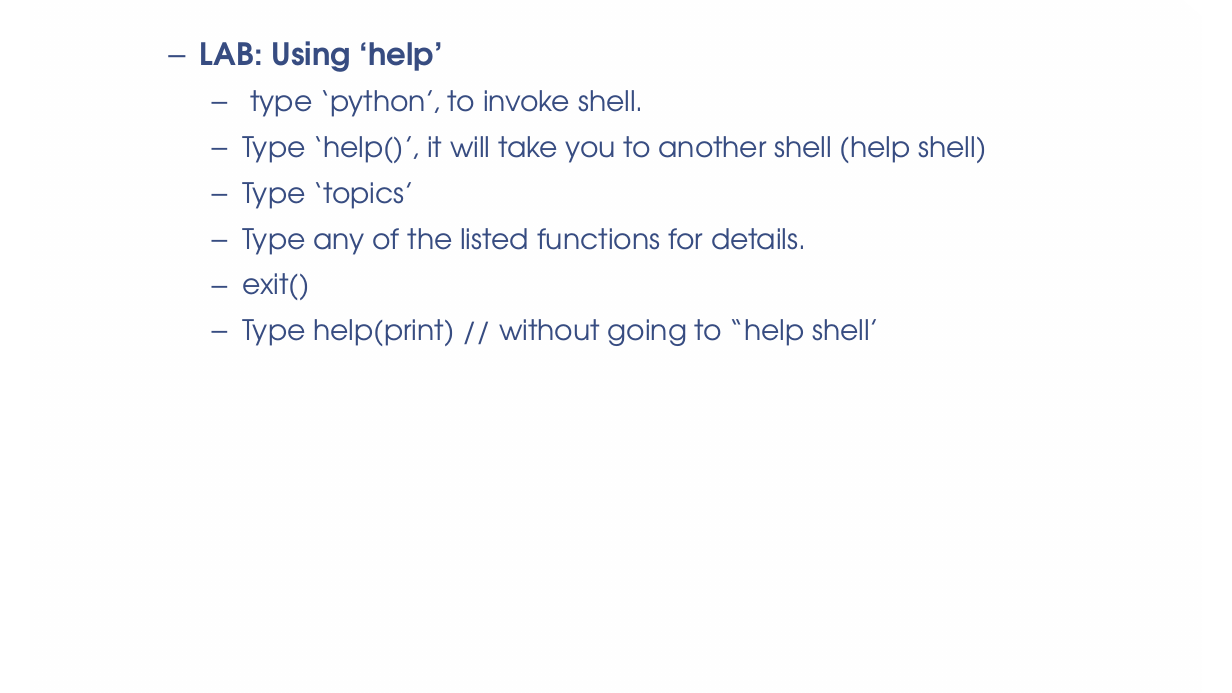
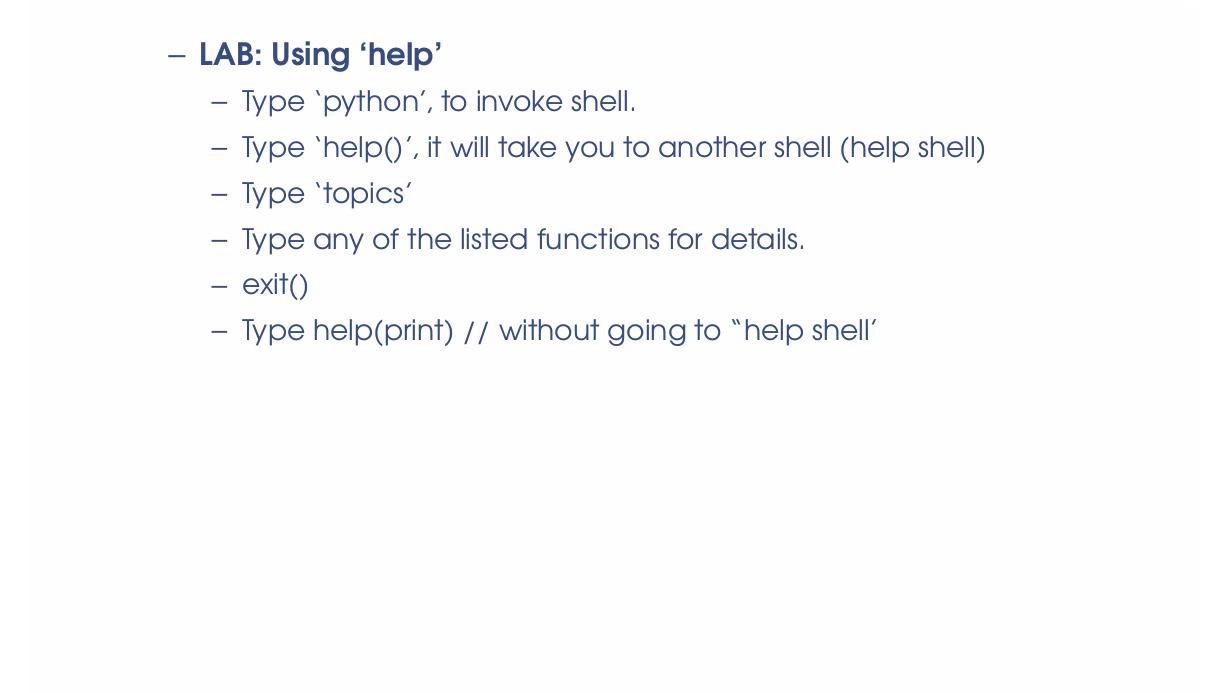
Before and after one commit to vaishnavi-consultants/Computer-Science, a slide deck: slide 12 of Python/Session1/PPT/Python_Fundamentals(Introduction_to_Python).pptx (slide 11 before the commit). Drawn at 1232x693 pixels with LibreOffice and Linux fonts; fonts in the diff are those of the drawing; background and template pictures are left out. Boxes give left, top, right and bottom in pixels: in the first picture for what was removed or moved away, otherwise in the second. Text is boxed around its words. In the diff, an @@ line names an element or a change of style, - is before the commit and + after.

```diff
--- a/Python/Session1/PPT/Python_Fundamentals(Introduction_to_Python).pptx
+++ b/Python/Session1/PPT/Python_Fundamentals(Introduction_to_Python).pptx
@@ text at bbox=[242, 90, 637, 117]: text changed @@
-    – type ‘python’, to invoke shell.
+    – Type ‘python’, to invoke shell.
```
Also in this commit, not shown: 3 slides added.
